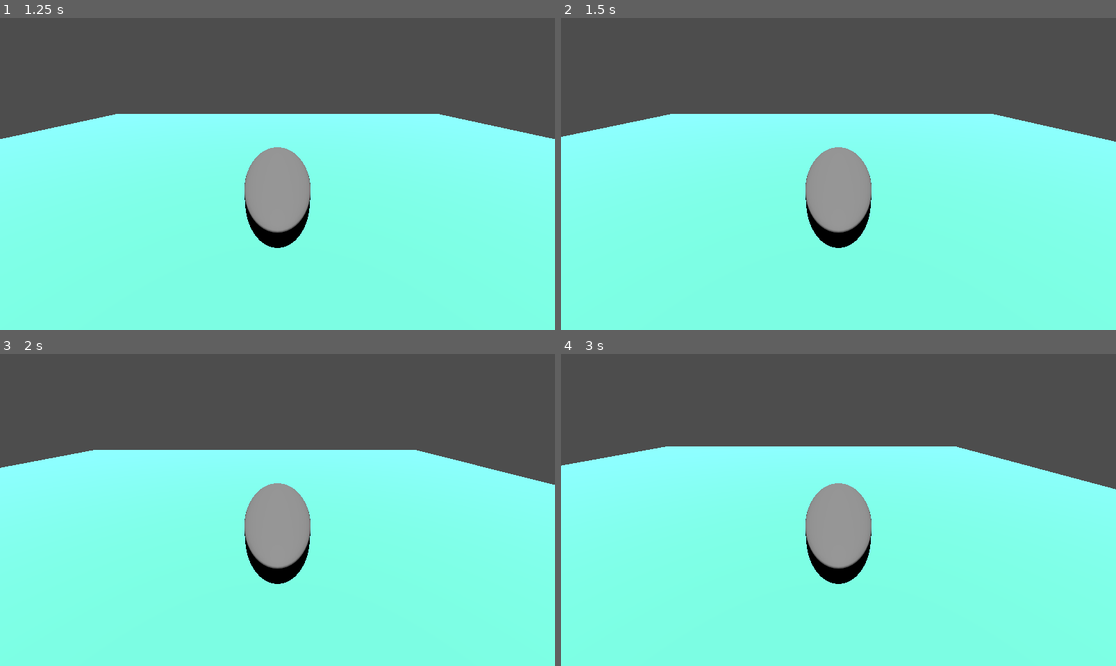
Above: before the commit, frames 1-4 (two rows, left to right).
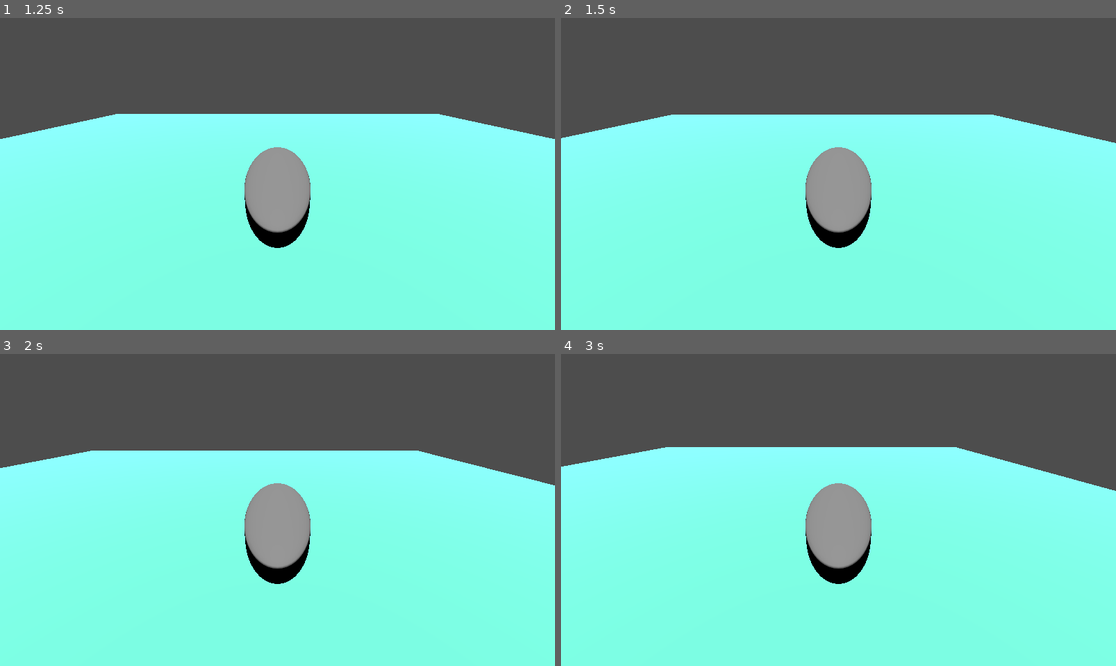
Above: after the commit, the same moments.

Repository: muyrety/soapocalypse
Game: Godot game, scene res://main.tscn
Two runs of this game, one before a commit and one after it. Both use one fixed random seed, a clock stepped at 60 frames per second and the inputs below.
Inputs (mouse positions are in pixels of both pictures, inside the frame that each line leads up to):
- Up to frame 1 (1.25 s): click "Start Game" at 0.5 s
- Up to frame 2 (1.5 s): tap Enter (ui_accept) at 1.25 s; move the mouse to (960, 158) at 1.27 s; hold D (move_right) from 1.28 s (still down); tap Space (jump, bound only after the commit) at 1.35 s; click (960, 158) at 1.42 s
- Up to frame 3 (2 s): keep holding D (move_right); tap Space (jump, bound only after the commit) at 1.52, 1.82 s
- Up to frame 4 (3 s): move the mouse to (727, 525) at 2.02 s; release D (move_right) at 2.03 s; hold S (move_back) 2.03-2.78 s; tap Space (jump, bound only after the commit) at 2.1, 2.27, 2.57, 2.85 s; click (727, 525) at 2.17 s; tap Enter (ui_accept) at 2.75 s; move the mouse to (894, 441) at 2.77 s; hold D (move_right) from 2.78 s (still down); click (894, 441) at 2.92 s

Frame 1 is identical in both runs. In frame 2, 0.3% of the frame differs, in the area x 0-100%, y 30-41%; in frame 3, 0.2%; in frame 4, 0.3%, in the area x 0-100%, y 29-44%.

Commit message:
jump and camera

Diff:
--- /dev/null
+++ b/arena.tscn
@@ -0,0 +1,21 @@
+[gd_scene load_steps=3 format=3 uid="uid://bqte6rewxjmwe"]
+
+[sub_resource type="BoxShape3D" id="BoxShape3D_g21bf"]
+size = Vector3(1.99876, 0.5, 1.99691)
+
+[sub_resource type="PlaneMesh" id="PlaneMesh_ubfh8"]
+
+[node name="Node3D" type="Node3D"]
+
+[node name="StaticBody3D" type="StaticBody3D" parent="."]
+
+[node name="CollisionShape3D" type="CollisionShape3D" parent="StaticBody3D"]
+transform = Transform3D(100, 0, 0, 0, 2, 1.74846e-05, 0, -3.49691e-07, 100, 0, 0, 0)
+shape = SubResource("BoxShape3D_g21bf")
+
+[node name="MeshInstance3D" type="MeshInstance3D" parent="StaticBody3D"]
+transform = Transform3D(100, 0, 0, 0, 2, 0, 0, 0, 100, 0, 0, 0)
+mesh = SubResource("PlaneMesh_ubfh8")
+
+[node name="DirectionalLight3D" type="DirectionalLight3D" parent="."]
+transform = Transform3D(0.976663, -0.0903503, -0.194851, 0.195073, 0.752761, 0.628727, 0.0898706, -0.652064, 0.752818, 13.0027, 112.93, 46.6535)
--- a/project.godot
+++ b/project.godot
@@ -37,3 +37,12 @@
 "events": [Object(InputEventKey,"resource_local_to_scene":false,"resource_name":"","device":0,"window_id":0,"alt_presse …(189 unchanged characters)…
 ]
 }
+look={
+"deadzone": 0.2,
+"events": [null]
+}
+jump={
+"deadzone": 0.2,
+"events": [Object(InputEventKey,"resource_local_to_scene":false,"resource_name":"","device":0,"window_id":0,"alt_pressed":false,"shift_pressed":false,"ctrl_pressed":false,"meta_pressed":false,"pressed":false,"keycode":0,"physical_keycode":32,"key_label":0,"unicode":0,"location":0,"echo":false,"script":null)
+]
+}
--- a/soap.gd
+++ b/soap.gd
@@ -2,13 +2,44 @@
 
 @export var speed = 10
 @export var fall_acceleration = 75
+@export var jump_velocity = 6
+@export var mouse_sensitivity = 0.005
+
 var target_velocity = Vector3.ZERO
+var pivot
+var camera_boom
+var vertical_look_angle = 0.0
+
+func _ready():
+	pivot = $Pivot
+	camera_boom = pivot.get_node("CameraBoom")
+	Input.set_mouse_mode(Input.MOUSE_MODE_VISIBLE)
+
+func _unhandled_input(event):
+	if event is InputEventMouseMotion and Input.is_mouse_button_pressed(MOUSE_BUTTON_RIGHT):
+		# Yaw (rotate pivot horizontally)
+		pivot.rotate_y(-event.relative.x * mouse_sensitivity)
+
+		# Pitch (tilt camera vertically)
+		vertical_look_angle = clamp(vertical_look_angle - event.relative.y * mouse_sensitivity, -1.2, 1.2)
+		camera_boom.rotation.x = vertical_look_angle
+
+	if event is InputEventMouseButton and event.button_index == MOUSE_BUTTON_RIGHT:
+		if event.pressed:
+			Input.set_mouse_mode(Input.MOUSE_MODE_CAPTURED)
+		else:
+			Input.set_mouse_mode(Input.MOUSE_MODE_VISIBLE)
 
 func _physics_process(delta):
+	# Apply gravity
 	if not is_on_floor():
 		target_velocity.y -= fall_acceleration * delta
+	else:
+		# Jump if space is pressed
+		if Input.is_action_just_pressed("jump"):
+			target_velocity.y = jump_velocity
 
-	# Get input direction (WASD / Arrow keys)
+	# Movement input
 	var direction = Vector3.ZERO
 	if Input.is_action_pressed("move_right"):
 		direction.x += 1
@@ -21,10 +52,12 @@
 
 	if direction != Vector3.ZERO:
 		direction = direction.normalized()
-
-	target_velocity.x = direction.x * speed
-	target_velocity.z = direction.z * speed
-
+		var pivot_basis = pivot.global_transform.basis
+		var move_direction = (pivot_basis.x * direction.x + pivot_basis.z * direction.z).normalized()
+		target_velocity.x = move_direction.x * speed
+		target_velocity.z = move_direction.z * speed
+	else:
+		target_velocity.x = 0
+		target_velocity.z = 0
 	velocity = target_velocity
-
 	move_and_slide()
--- a/soap.tscn
+++ b/soap.tscn
@@ -21,3 +21,9 @@
 
 [node name="Camera3D" type="Camera3D" parent="."]
 transform = Transform3D(1, 0, 0, 0, 0.906308, 0.422618, 0, -0.422618, 0.906308, 0, 7.5, 15)
+
+[node name="Pivot" type="Node3D" parent="."]
+
+[node name="CameraBoom" type="SpringArm3D" parent="Pivot"]
+
+[node name="Camera3D" type="Camera3D" parent="Pivot"]
Not shown: 1 places in main.tscn that only renumber resources
